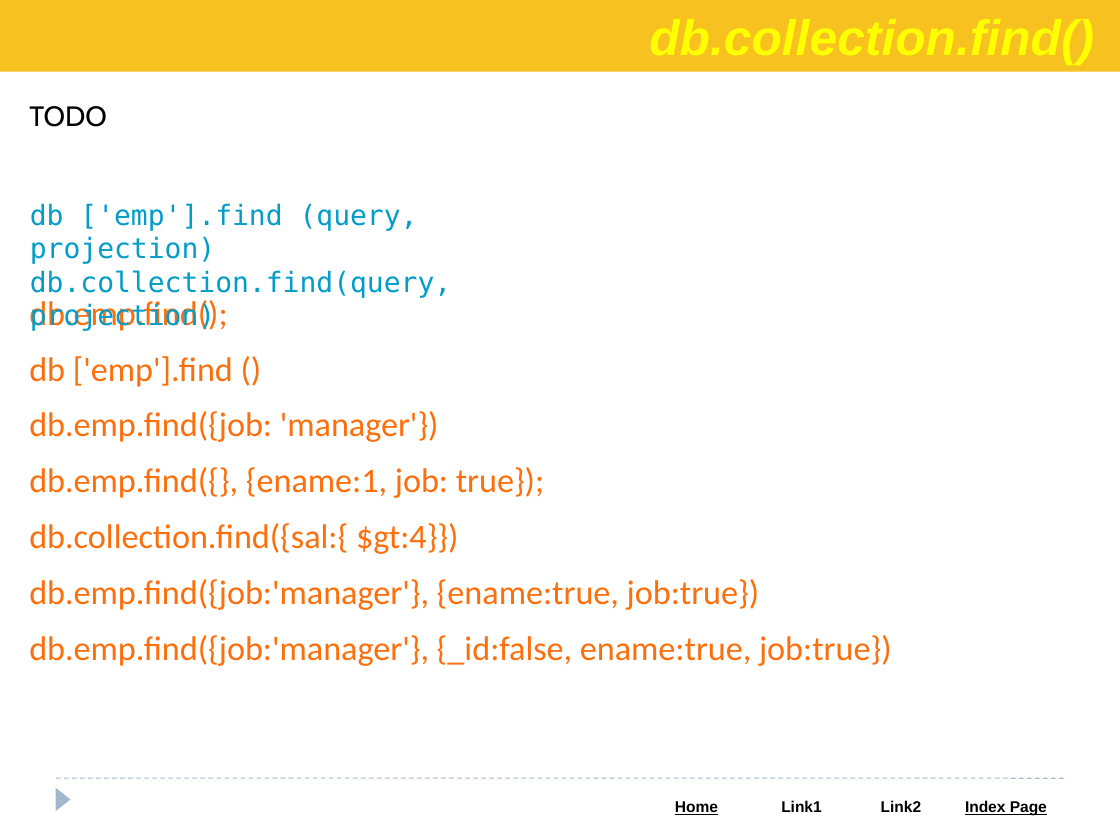
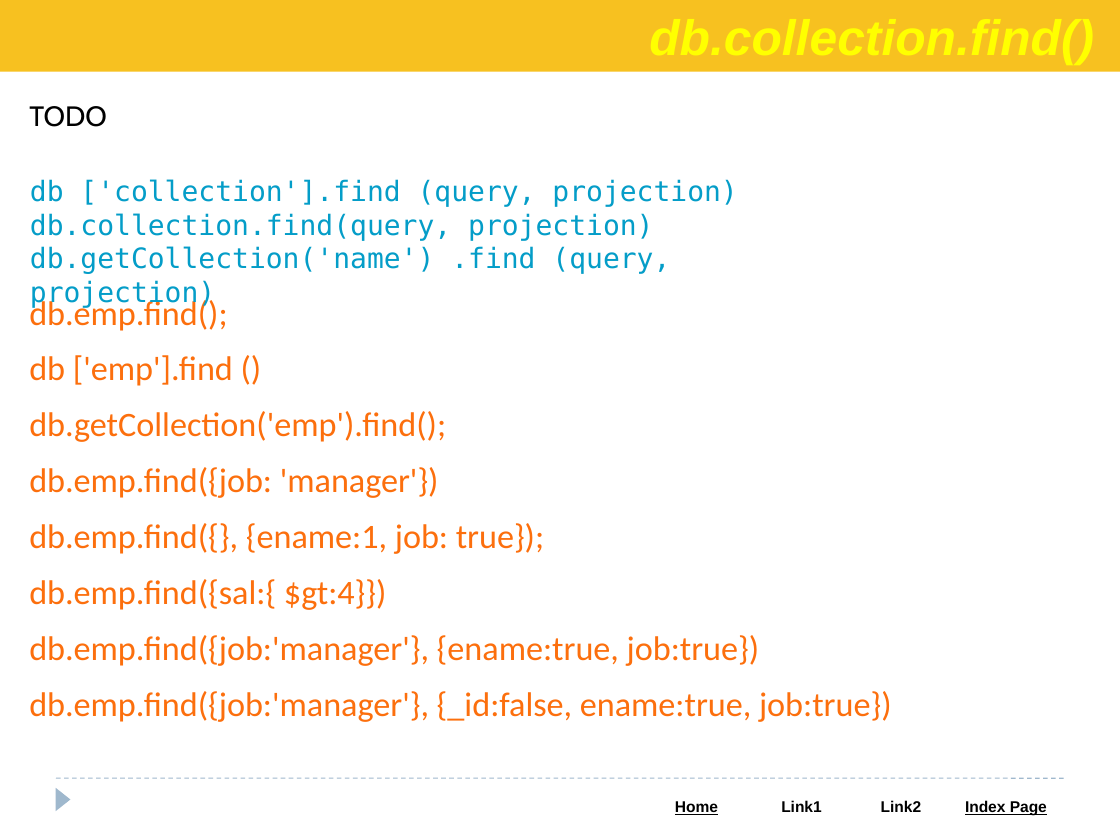
Before and after one commit to Saleel-Bagde/PPT-s, a slide deck: slide 26 of MongoDB.pptx (slide 24 before the commit). Drawn at 1120x840 pixels with LibreOffice and Linux fonts; fonts in the diff are those of the drawing. Boxes give left, top, right and bottom in pixels: in the first picture for what was removed or moved away, otherwise in the second. Text is boxed around its words. In the diff, an @@ line names an element or a change of style, - is before the commit and + after.

```diff
--- a/MongoDB.pptx
+++ b/MongoDB.pptx
@@ text "db ['collection'].find (query, projection)": place and size @@
-text "db ['collection'].find (query, projection)" at [30,203,451,331]
+text "db ['collection'].find (query, projection)" at [30,179,737,274]
@@ text at [30,179,737,207]: text changed @@
-db ['emp'].find (query, projection)
+db ['collection'].find (query, projection)
@@ text at [30,246,670,274]: paragraph added @@
+db.getCollection('name') .find (query, projection)
@@ text at [29,411,446,442]: paragraph added @@
+db.getCollection('emp').find();
@@ text at [29,579,387,610]: text changed @@
-db.collection.find({sal:{ $gt:4}})
+db.emp.find({sal:{ $gt:4}})
```
Also in this commit, not shown: 4 other slides changed, 2 slides added.
